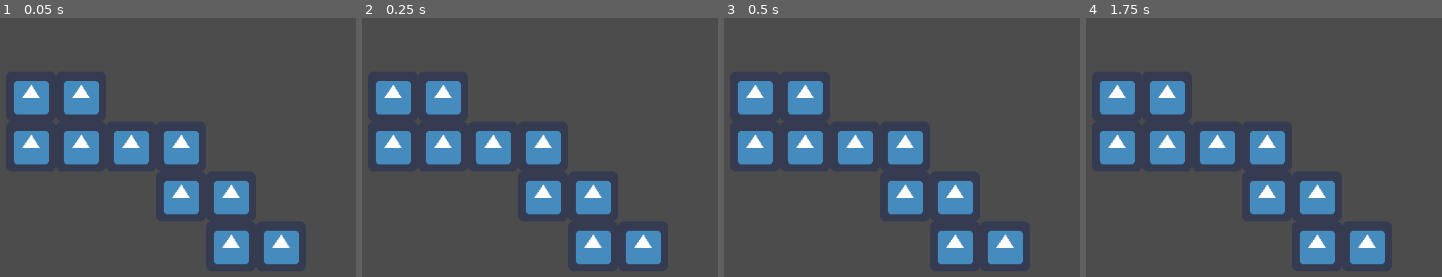
Above: before the commit, frames 1-4 (left to right).
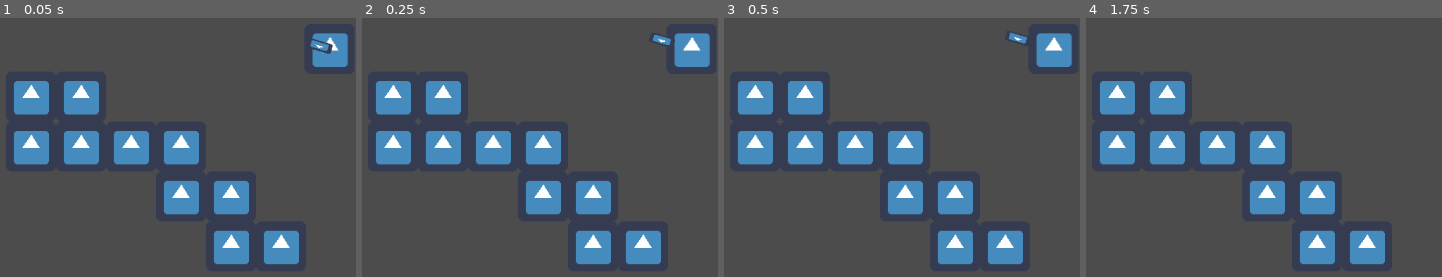
Above: after the commit, the same moments.

Repository: night-glider/Siberian-GameJam
Game: Godot game, scene res://loc1.tscn
Same seed, same stepped clock (60 frames per second), same inputs: the game is played once before the commit and once after it. This scene is started directly instead of the project's main scene. The engine's default icon, where the game draws it, is replaced by a stand-in: a white triangle on a blue panel in a dark square.
Inputs (mouse positions are in pixels of both pictures, inside the frame that each line leads up to):
- Up to frame 1 (0.05 s): no input
- Up to frame 2 (0.25 s): no input
- Up to frame 3 (0.5 s): no input
- Up to frame 4 (1.75 s): tap Enter (ui_accept) at 0.5, 0.77, 1.25, 1.52 s; move the mouse to (1217, 33) at 0.52 s; press the mouse at (1217, 33) at 0.53 s; hold D (walk_right) 0.53-1.28 s; move the mouse to (outside the picture) at 1.27 s; release the mouse at (outside the picture) at 1.28 s; hold S (walk_down) from 1.28 s (still down); click (outside the picture) at 1.35 s

The runs differ from the first frame. In frame 1, 1.2% of the frame differs, in the area x 87-98%, y 5-19%; in frame 2, 1.4%; in frame 3, 1.5%, in the area x 79-98%, y 5-19%; in frame 4, nothing differs.

Commit message:
система загрузки локаций

Diff:
--- a/MainWindowReal.tscn
+++ b/MainWindowReal.tscn
@@ -22,4 +22,3 @@
 margin_top = 0.0
 margin_right = 1024.0
 margin_bottom = 600.0
-script = null
--- a/MusicController.tscn
+++ b/MusicController.tscn
@@ -1,6 +1,4 @@
-[gd_scene load_steps=2 format=2]
-
-[ext_resource path="res://HomeMenu.mp3" type="AudioStream" id=1]
+[gd_scene format=2]
 
 [node name="MusicController" type="Control"]
 anchor_right = 1.0
@@ -10,5 +8,4 @@
 }
 
 [node name="AmbietMusic" type="AudioStreamPlayer" parent="."]
-stream = ExtResource( 1 )
 autoplay = true
--- a/loc1.tscn
+++ b/loc1.tscn
@@ -1,9 +1,13 @@
-[gd_scene load_steps=4 format=2]
+[gd_scene load_steps=6 format=2]
 
 [ext_resource path="res://icon.png" type="Texture" id=1]
 [ext_resource path="res://loc_change_trigger.tscn" type="PackedScene" id=2]
+[ext_resource path="res://location.gd" type="Script" id=3]
 
-[sub_resource type="TileSet" id=1]
+[sub_resource type="ConvexPolygonShape2D" id=1]
+points = PoolVector2Array( 64, 64, 0, 64, 0, 0, 64, 0 )
+
+[sub_resource type="TileSet" id=2]
 0/name = "icon.png 0"
 0/texture = ExtResource( 1 )
 0/tex_offset = Vector2( 0, 0 )
@@ -14,15 +18,23 @@
 0/navigation_offset = Vector2( 0, 0 )
 0/shape_offset = Vector2( 0, 0 )
 0/shape_transform = Transform2D( 1, 0, 0, 1, 0, 0 )
+0/shape = SubResource( 1 )
 0/shape_one_way = false
-0/shape_one_way_margin = 0.0
-0/shapes = [  ]
+0/shape_one_way_margin = 1.0
+0/shapes = [ {
+"autotile_coord": Vector2( 0, 0 ),
+"one_way": false,
+"one_way_margin": 1.0,
+"shape": SubResource( 1 ),
+"shape_transform": Transform2D( 1, 0, 0, 1, 0, 0 )
+} ]
 0/z_index = 0
 
-[node name="home" type="Node2D"]
+[node name="loc1" type="Node2D"]
+script = ExtResource( 3 )
 
 [node name="TileMap" type="TileMap" parent="."]
-tile_set = SubResource( 1 )
+tile_set = SubResource( 2 )
 format = 1
 tile_data = PoolIntArray( 327689, 0, 0, 327690, 0, 0, 393225, 0, 0, 393226, 0, 0, 393227, 0, 0, 393228, 0, 0, 458764, 0, 0, 458765, 0, 0, 524301, 0, 0, 524302, 0, 0 )
 
@@ -30,3 +42,6 @@
 position = Vector2( 397.557, 464.681 )
 scale = Vector2( 10, 10 )
 location_name = "loc2"
+
+[node name="spawn_point0" type="Node2D" parent="."]
+position = Vector2( 990.451, 290.995 )
--- a/loc2.tscn
+++ b/loc2.tscn
@@ -1,10 +1,14 @@
-[gd_scene load_steps=5 format=2]
+[gd_scene load_steps=7 format=2]
 
 [ext_resource path="res://icon.png" type="Texture" id=1]
 [ext_resource path="res://loc_change_trigger.tscn" type="PackedScene" id=2]
 [ext_resource path="res://player.tscn" type="PackedScene" id=3]
+[ext_resource path="res://location.gd" type="Script" id=4]
 
-[sub_resource type="TileSet" id=1]
+[sub_resource type="ConvexPolygonShape2D" id=1]
+points = PoolVector2Array( 64, 64, 0, 64, 0, 0, 64, 0 )
+
+[sub_resource type="TileSet" id=2]
 0/name = "icon.png 0"
 0/texture = ExtResource( 1 )
 0/tex_offset = Vector2( 0, 0 )
@@ -15,15 +19,23 @@
 0/navigation_offset = Vector2( 0, 0 )
 0/shape_offset = Vector2( 0, 0 )
 0/shape_transform = Transform2D( 1, 0, 0, 1, 0, 0 )
+0/shape = SubResource( 1 )
 0/shape_one_way = false
-0/shape_one_way_margin = 0.0
-0/shapes = [  ]
+0/shape_one_way_margin = 1.0
+0/shapes = [ {
+"autotile_coord": Vector2( 0, 0 ),
+"one_way": false,
+"one_way_margin": 1.0,
+"shape": SubResource( 1 ),
+"shape_transform": Transform2D( 1, 0, 0, 1, 0, 0 )
+} ]
 0/z_index = 0
 
-[node name="home" type="Node2D"]
+[node name="loc2" type="Node2D"]
+script = ExtResource( 4 )
 
 [node name="TileMap" type="TileMap" parent="."]
-tile_set = SubResource( 1 )
+tile_set = SubResource( 2 )
 format = 1
 tile_data = PoolIntArray( 0, 0, 0, 65536, 0, 0, 131072, 0, 0, 196608, 0, 0, 262144, 0, 0, 327680, 0, 0, 327681, 0, 0, 3 …(265 unchanged characters)…
 
@@ -34,3 +46,6 @@
 position = Vector2( 925.557, 100.681 )
 scale = Vector2( 10, 10 )
 location_name = "loc1"
+
+[node name="spawn_point0" type="Node2D" parent="."]
+position = Vector2( 120.451, 288.995 )
--- a/loc_change_trigger.gd
+++ b/loc_change_trigger.gd
@@ -5,4 +5,6 @@
 
 
 func _on_loc_change_trigger_body_entered(body):
-	SceneChanger.change_scene(location_name, spawn_point_id)
+	if body.name == "player":
+		print("hey")
+		SceneChanger.change_scene(location_name, spawn_point_id)
--- /dev/null
+++ b/location.gd
@@ -0,0 +1,10 @@
+extends Node2D
+class_name location
+
+func _ready():
+	var player_res = load("res://savedata/player.tscn")
+	if player_res == null:
+		player_res = load("res://player.tscn")
+	var player = player_res.instance()
+	player.position = get_node("spawn_point"+str(SceneChanger.spawnpoint)).position
+	add_child(player)
--- a/project.godot
+++ b/project.godot
@@ -7,6 +7,16 @@
 ;   param=value ; assign values to parameters
 
 config_version=4
+
+_global_script_classes=[ {
+"base": "Node2D",
+"class": "location",
+"language": "GDScript",
+"path": "res://location.gd"
+} ]
+_global_script_class_icons={
+"location": ""
+}
 
 [application]
 
--- a/scene_changer.gd
+++ b/scene_changer.gd
@@ -1,14 +1,23 @@
 extends Node
 
-var player
-func change_scene(scene_name:String, spawnpoint_id:int):
+var player = null
+var spawnpoint = 0
+
+func change_scene(scene_name:String, id:int):
 	player = get_tree().current_scene.get_node("player")
+	spawnpoint = id
+	print("1")
 	get_tree().current_scene.remove_child(player)
-	get_tree().change_scene("res://"+scene_name+".tscn")
-	add_child(player)
-	get_tree().current_scene.add_child(player)
-
-
-func _process(delta):
-	pass
-	#change_scene("test", 0)
+	print("2")
+	var packed_scene = PackedScene.new()
+	var packed_player = PackedScene.new()
+	packed_scene.pack(get_tree().get_current_scene())
+	packed_player.pack(player)
+	ResourceSaver.save("res://savedata/" + get_tree().get_current_scene().name + ".tscn", packed_scene)
+	ResourceSaver.save("res://savedata/player.tscn", packed_player)
+	var temp_file = File.new()
+	if temp_file.file_exists("res://savedata/" + scene_name + ".tscn"):
+		get_tree().change_scene("res://savedata/"+ scene_name+".tscn")
+	else:
+		get_tree().change_scene("res://"+scene_name+".tscn")
+	print("4")
